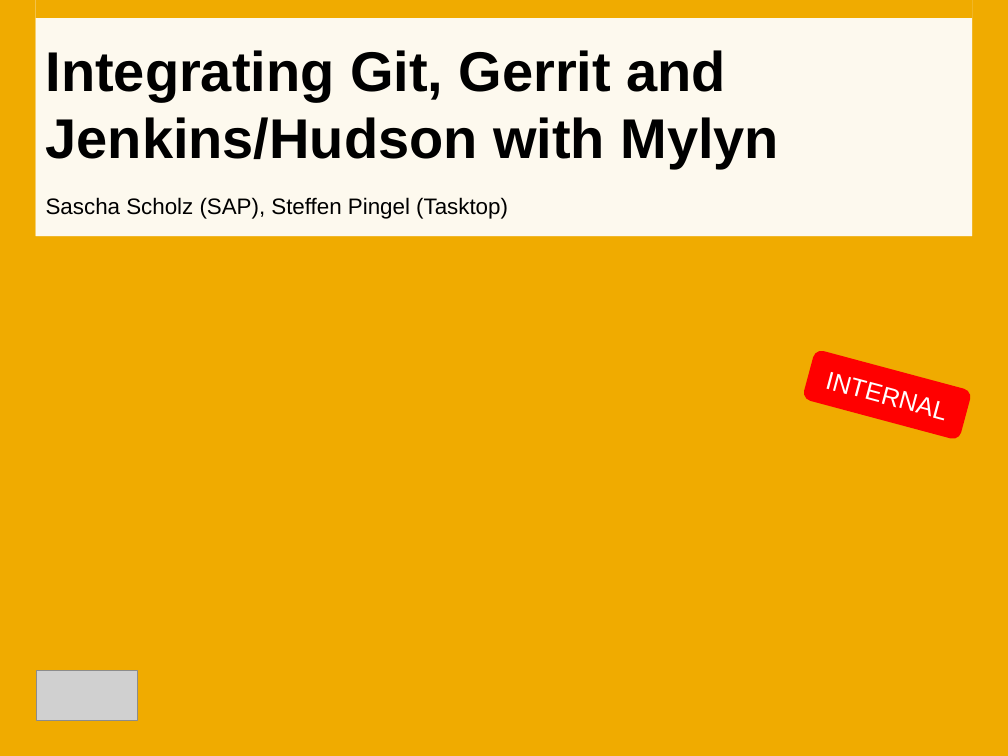
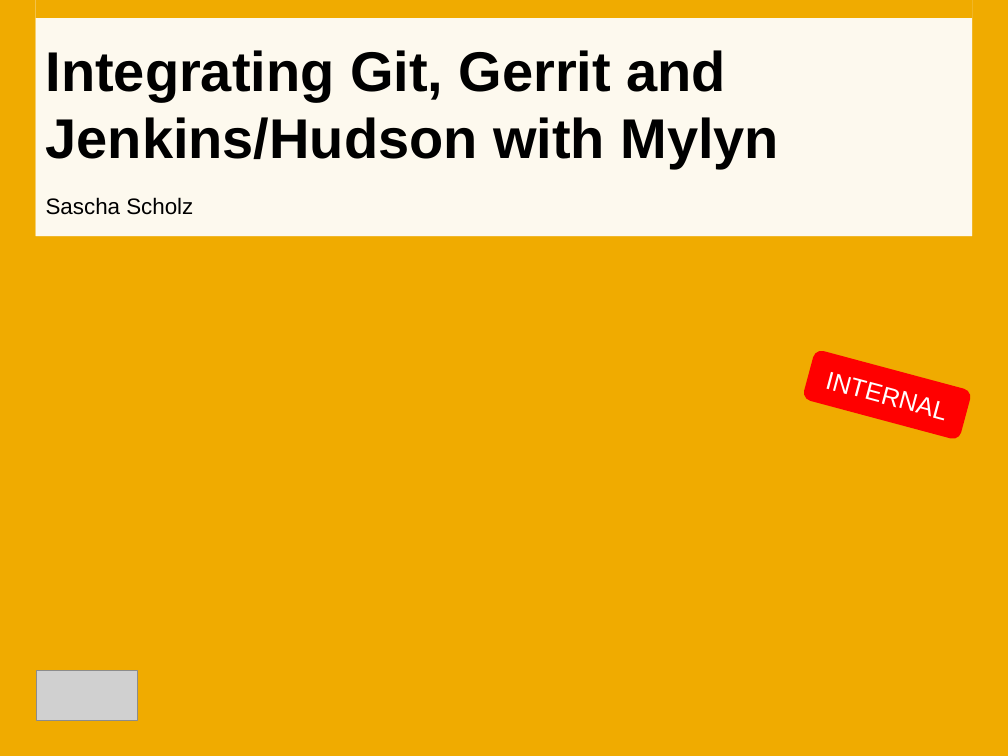
Before and after one commit to Eclipse-DemoCamps/democamp-indigo, a slide deck: slide 1 of democamp-indigo/Integrating Git, Gerrit and Jenkins with Mylyn.pptx. Drawn at 1008x756 pixels with LibreOffice and Linux fonts; fonts in the diff are those of the drawing; grey boxes stand for pictures; background and template pictures are left out. Boxes give left, top, right and bottom in pixels: in the first picture for what was removed or moved away, otherwise in the second. Text is boxed around its words. In the diff, an @@ line names an element or a change of style, - is before the commit and + after.

```diff
--- a/democamp-indigo/Integrating Git, Gerrit and Jenkins with Mylyn.pptx
+++ b/democamp-indigo/Integrating Git, Gerrit and Jenkins with Mylyn.pptx
@@ subtitle at (46, 197, 193, 215): text changed @@
-Sascha Scholz (SAP), Steffen Pingel (Tasktop)
+Sascha Scholz
```
Also in this commit, not shown: 2 other slides changed.
